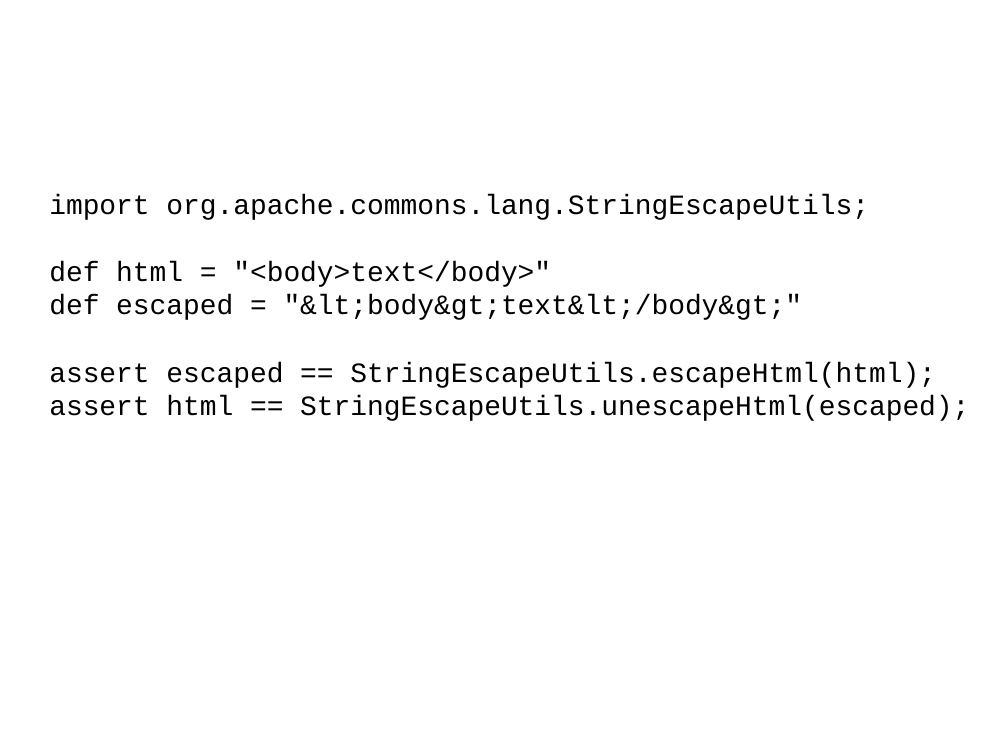
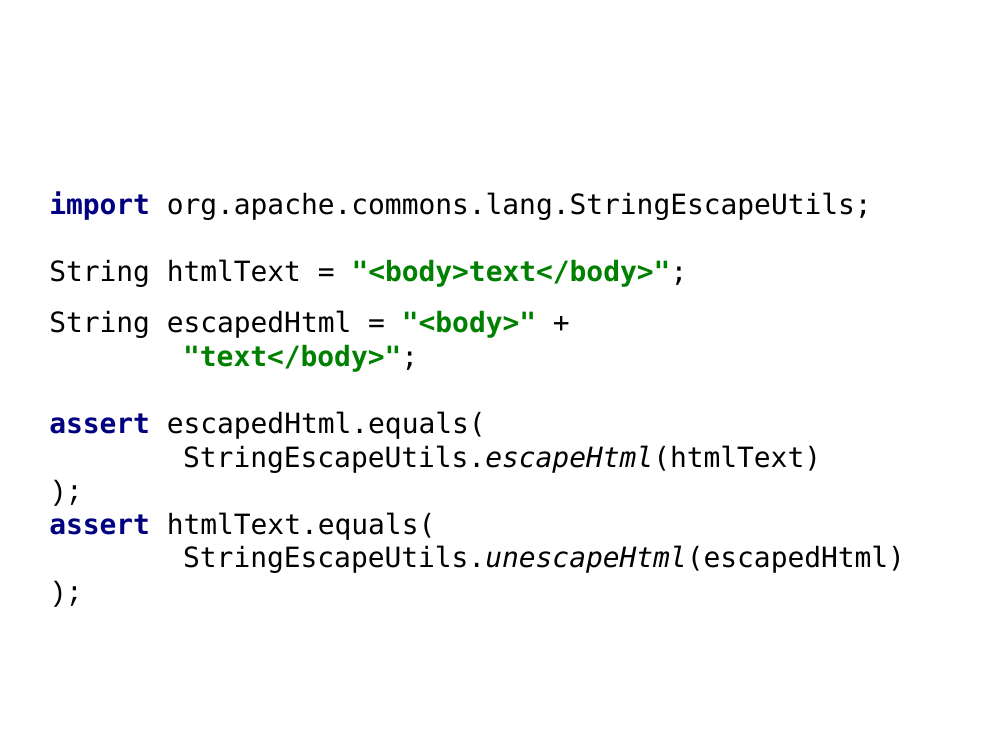
Before and after one commit to HamletDRC/presentations, a slide deck: slide 17 of javaboilerplatebusters/BoilerPlateBusters_Confess.odp (slide 16 before the commit). Drawn at 1008x756 pixels with LibreOffice and Linux fonts; fonts in the diff are those of the drawing; background and template pictures are left out. Boxes give left, top, right and bottom in pixels: in the first picture for what was removed or moved away, otherwise in the second. Text is boxed around its words. In the diff, an @@ line names an element or a change of style, - is before the commit and + after.

```diff
--- a/javaboilerplatebusters/BoilerPlateBusters_Confess.odp
+++ b/javaboilerplatebusters/BoilerPlateBusters_Confess.odp
@@ subtitle at [49, 191, 872, 219]: font Courier New to DejaVu Sans Mono in "import org.apache.commons.lang.StringEscapeUtils;"; text colour #000000 to #000080, bold on in "import" @@
@@ subtitle at [49, 259, 905, 573]: text changed; font Courier New to DejaVu Sans Mono @@
-def html = "<body>text</body>"
-def escaped = "&lt;body&gt;text&lt;/body&gt;"
-assert escaped == StringEscapeUtils.escapeHtml(html);
-assert html == StringEscapeUtils.unescapeHtml(escaped);
+String htmlText = "<body>text</body>";
+String escapedHtml = "<body>" +
+"text</body>";
+assert escapedHtml.equals(
+StringEscapeUtils.escapeHtml(htmlText)
+);
+assert htmlText.equals(
+StringEscapeUtils.unescapeHtml(escapedHtml)
+);
```
Also in this commit, not shown: 22 other slides changed, 12 slides added, 21 other files.
